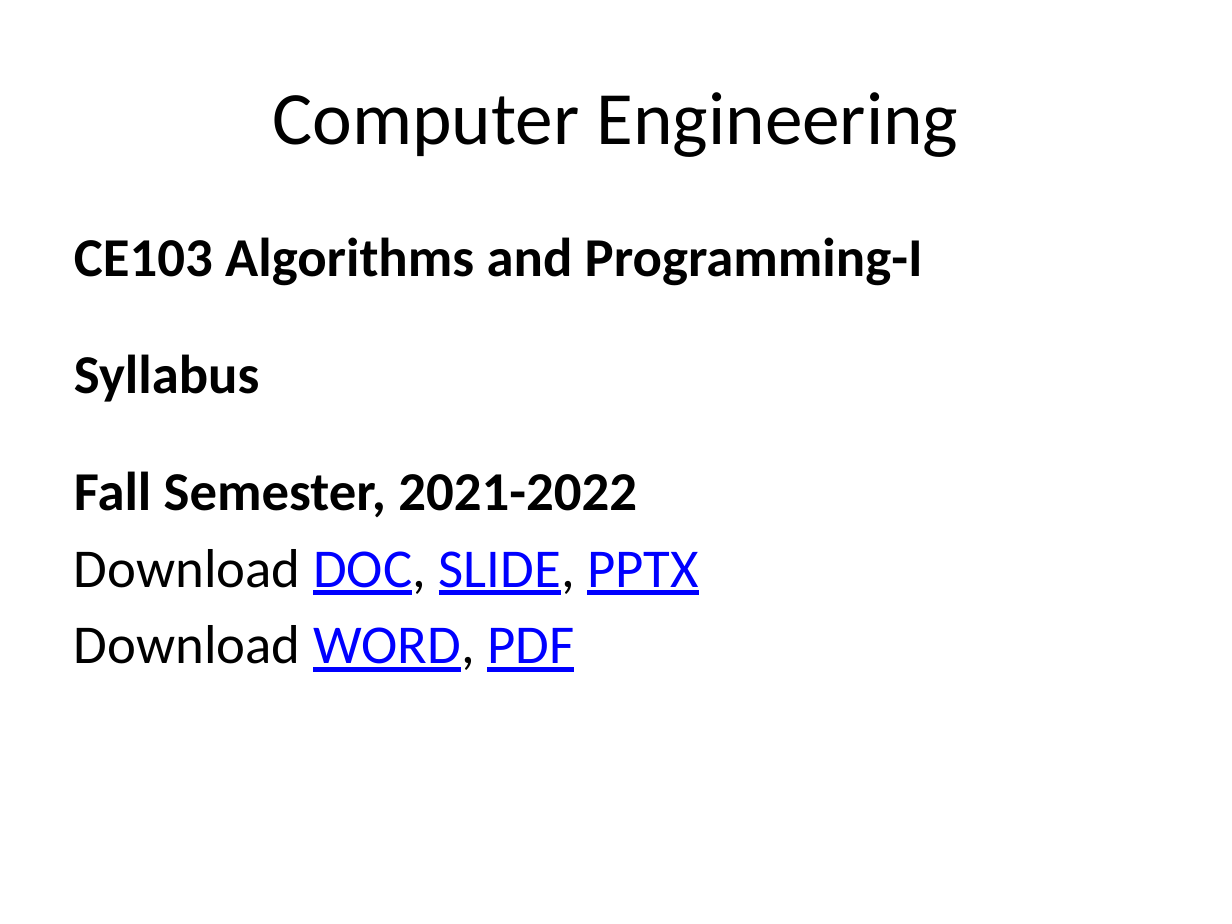
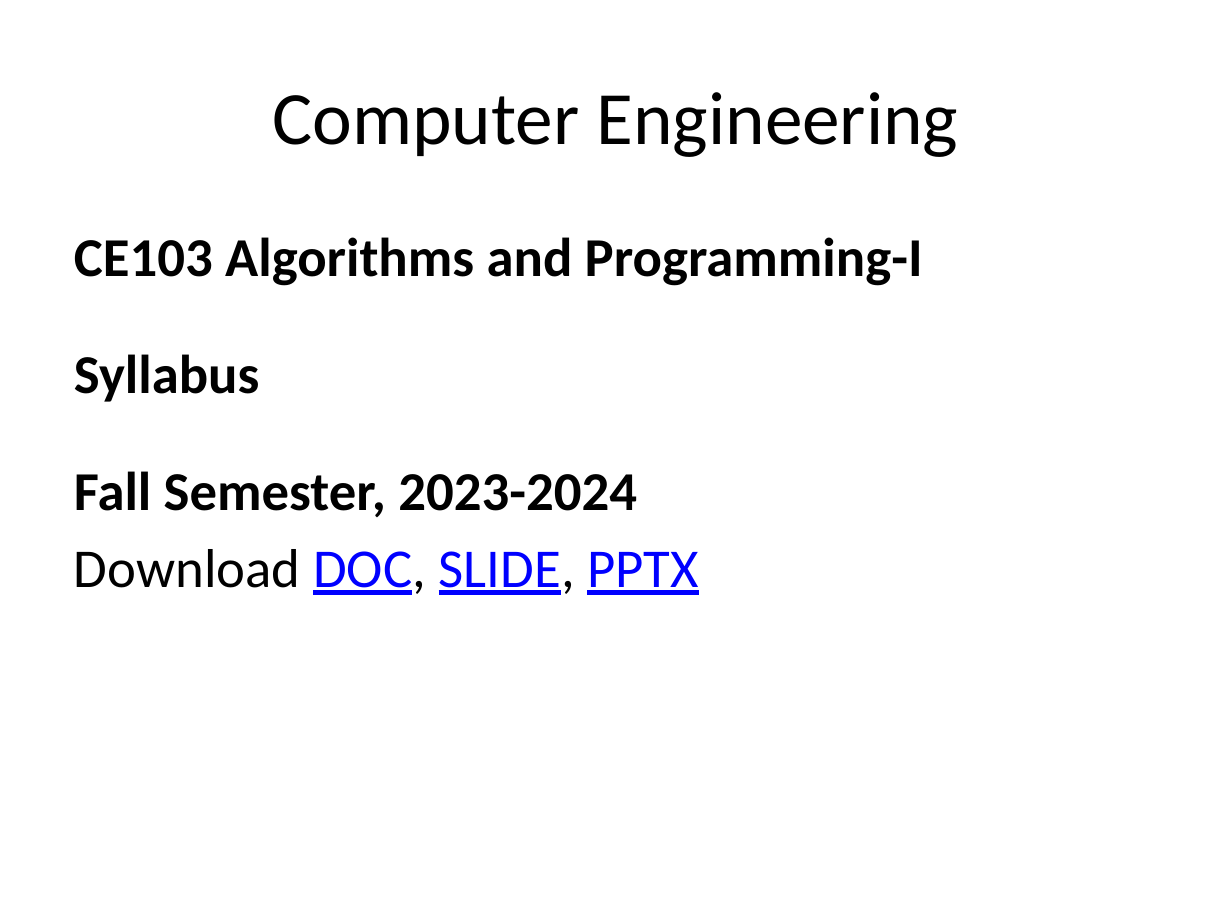
Before and after one commit to ucoruh/ce103-algorithms-and-programming-I, a slide deck: slide 4 of docs/syllabus/syllabus.tr.md_word.pptx. Drawn at 1232x924 pixels with LibreOffice and Linux fonts; fonts in the diff are those of the drawing. Boxes give left, top, right and bottom in pixels: in the first picture for what was removed or moved away, otherwise in the second. Text is boxed around its words. In the diff, an @@ line names an element or a change of style, - is before the commit and + after.

```diff
--- a/docs/syllabus/syllabus.tr.md_word.pptx
+++ b/docs/syllabus/syllabus.tr.md_word.pptx
@@ text at [74,471,637,517]: text changed @@
-Fall Semester, 2021-2022
+Fall Semester, 2023-2024
@@ text at [74,625,574,672]: paragraph removed @@
-Download WORD, PDF
```
Also in this commit, not shown: 10 other slides changed, 16 other files.
